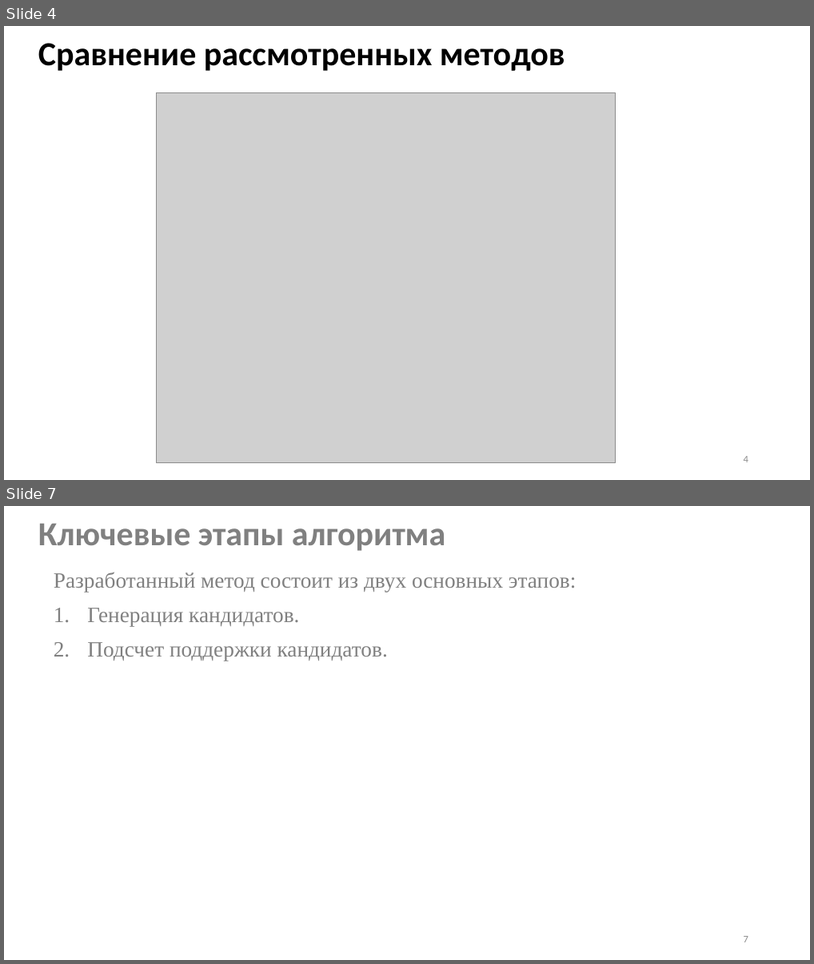
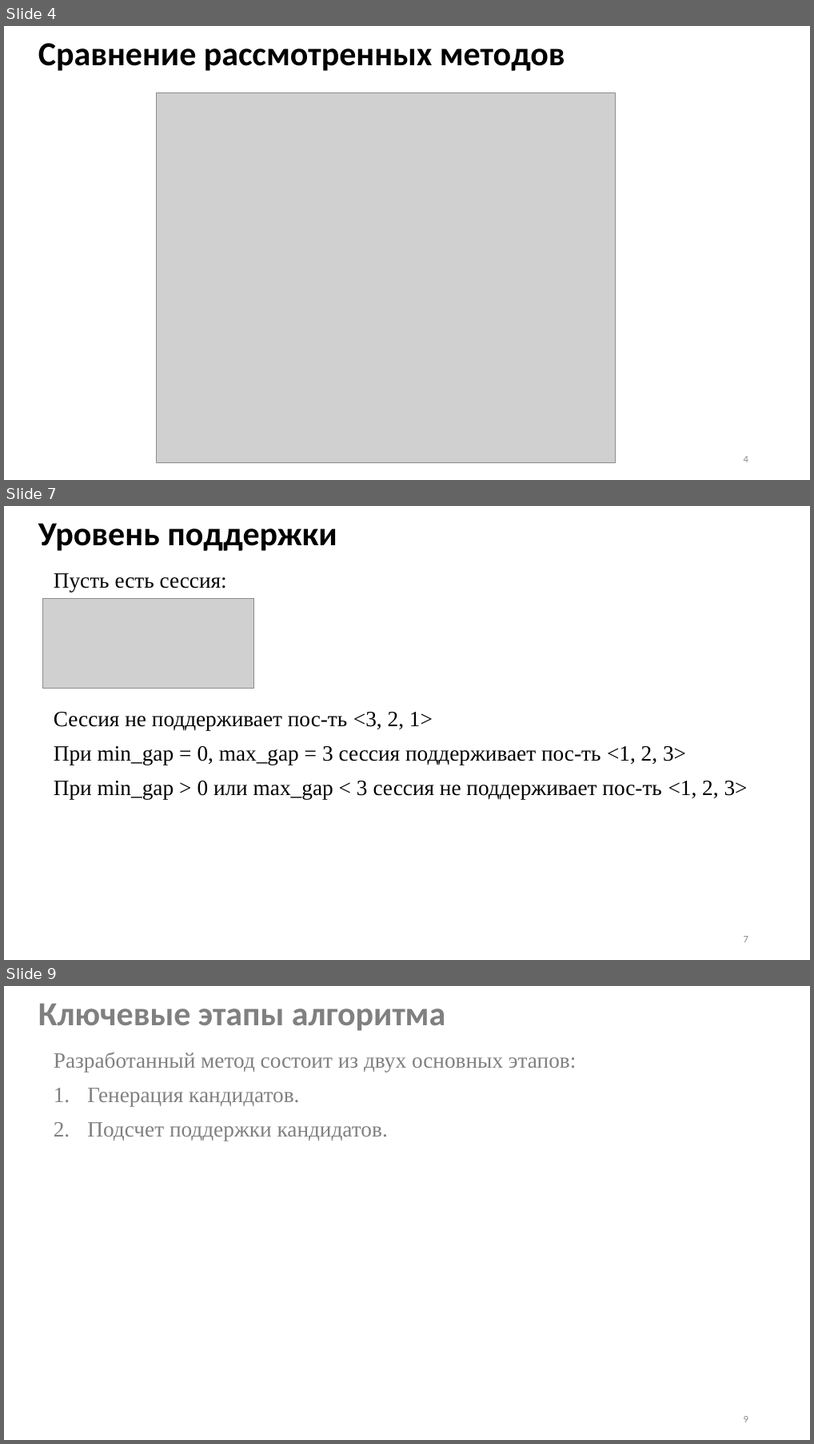
Before and after one commit to Inlucker/8semestr, a slide deck: ВКР/Презентация/ПронинАС_ВКР_презентация.pptx. Shown one above the other, each under a label of ours: slides 4 and 7 before the commit, slides 4, 7 and 9 after it; the slides between them are not shown. The pictures are 814x964 and 814x1444 pixels, drawn with LibreOffice and Linux fonts; fonts in the diff are those of the drawing; grey boxes stand for pictures. Boxes give left, top, right and bottom in pixels: in the first picture for what was removed or moved away, otherwise in the second. Text is boxed around its words. In the diff, an @@ line names an element or a change of style, - is before the commit and + after.

```diff
--- a/ВКР/Презентация/ПронинАС_ВКР_презентация.pptx
+++ b/ВКР/Презентация/ПронинАС_ВКР_презентация.pptx
@@ slide 7 added at box(4, 506, 810, 960), background #FFFFFF @@
@@ title added at box(38, 523, 337, 551), 40 pt, text #000000, bold @@
+Уровень поддержки
@@ text added at box(54, 573, 748, 800), 26 pt, text #000000 @@
+Пусть есть сессия:
+Сессия не поддерживает пос-ть <3, 2, 1>
+При min_gap = 0, max_gap = 3 сессия поддерживает пос-ть <1, 2, 3>
+При min_gap > 0 или max_gap < 3 сессия не поддерживает пос-ть <1, 2, 3>
@@ picture added at box(42, 599, 254, 688) @@
@@ page number added at box(744, 936, 749, 942), 12 pt, text #8C8C8C @@
+7
@@ what was slide 7 is now slide 9 @@
@@ page number at box(744, 1416, 749, 1422): text changed @@
-7
+9
```
Also in this commit, not shown: 4 slides changed, 1 other slide added, 3 other files.
